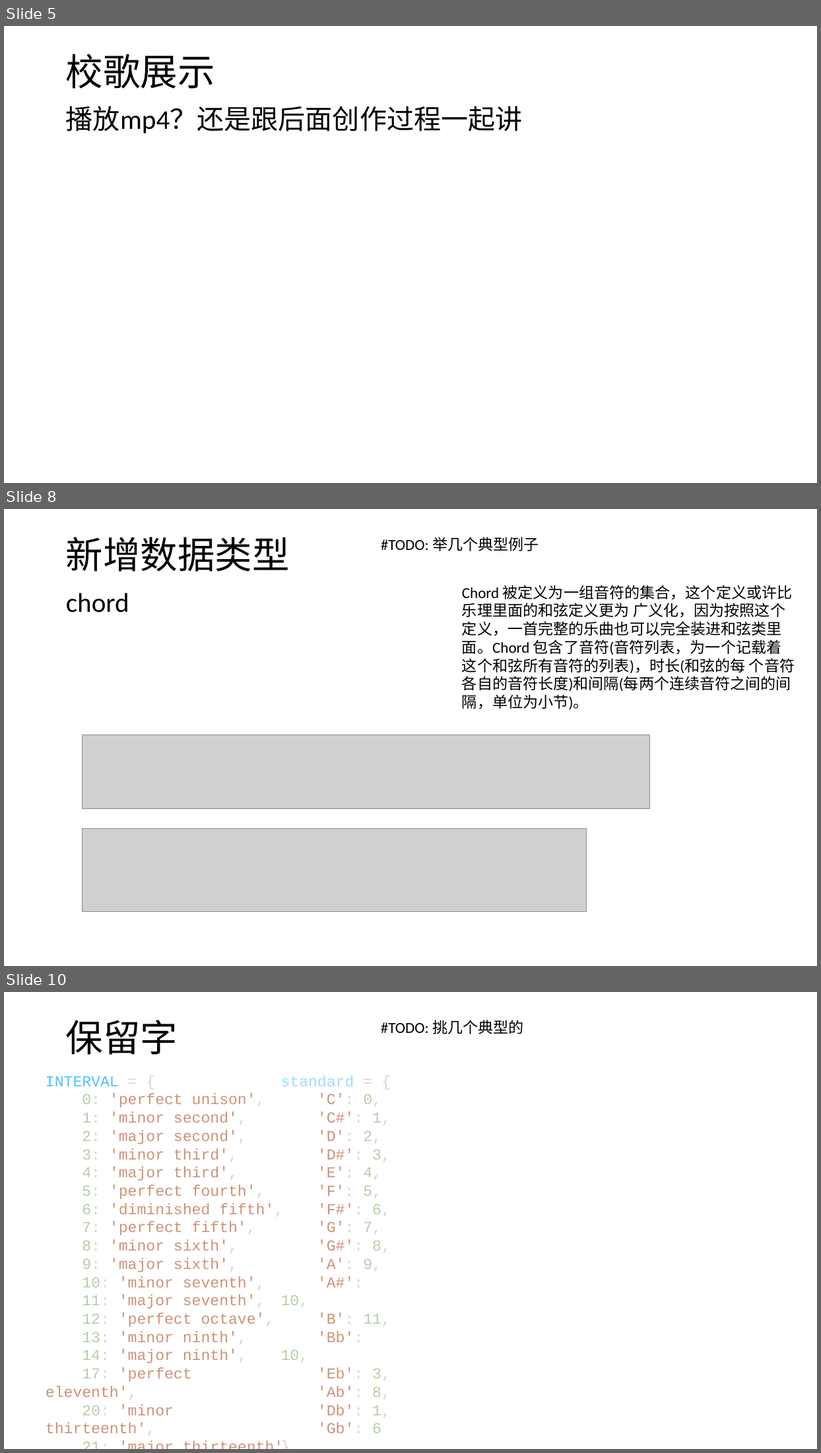
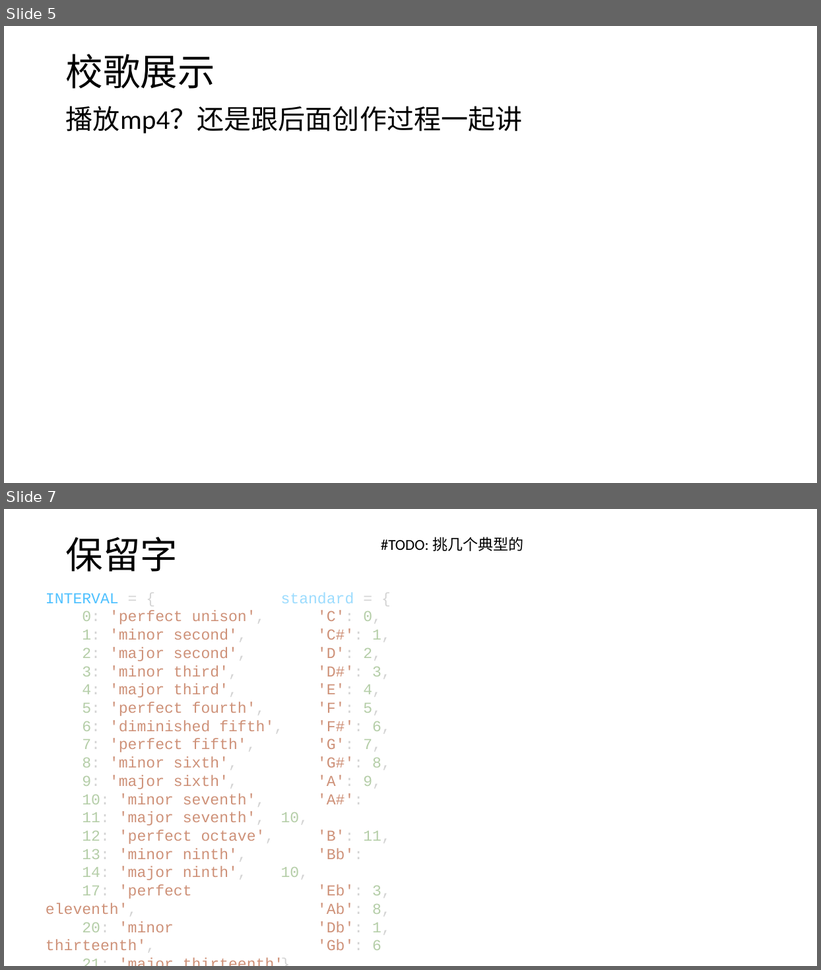
Before and after one commit to hyc2026/musicode, a slide deck: musicode展示.pptx. Shown one above the other, each under a label of ours: slides 5, 8 and 10 before the commit, slides 5 and 7 after it; the slides between them are not shown. The pictures are 821x1453 and 821x970 pixels, drawn with LibreOffice and Linux fonts; fonts in the diff are those of the drawing; grey boxes stand for pictures. Boxes give left, top, right and bottom in pixels: in the first picture for what was removed or moved away, otherwise in the second. Text is boxed around its words. In the diff, an @@ line names an element or a change of style, - is before the commit and + after.

```diff
--- a/musicode展示.pptx
+++ b/musicode展示.pptx
@@ slide 8 removed at bbox=[4, 509, 817, 966], background #FFFFFF @@
@@ text removed at bbox=[66, 537, 290, 572] @@
-新增数据类型
@@ text removed at bbox=[381, 537, 539, 551] @@
-#TODO: 举几个典型例子
@@ text removed at bbox=[462, 585, 795, 710] @@
-Chord 被定义为一组音符的集合，这个定义或许比乐理里面的和弦定义更为 广义化，因为按照这个定义，一首完整的乐曲也可以完全装进和弦类里面。Chord 包含了音符(音符列表，为一个记载着这个和弦所有音符的列表)，时长(和弦的每 个音符各自的音符长度)和间隔(每两个连续音符之间的间隔，单位为小节)。
@@ text removed at bbox=[66, 593, 129, 613] @@
-chord
@@ picture removed at bbox=[83, 735, 650, 809] @@
@@ picture removed at bbox=[83, 828, 587, 912] @@
@@ what was slide 10 is now slide 7 @@
```
Also in this commit, not shown: 1 slide changed, 4 slides added, 4 other slides removed.
